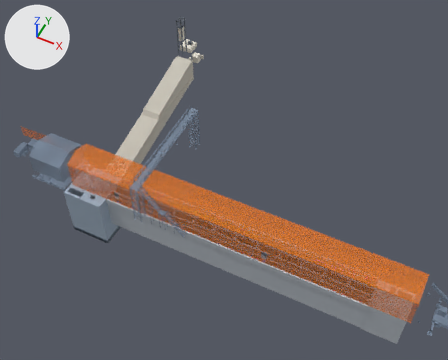
One commit to the glTF model public/models/b2d2-repair.glb: the scene before it, then after it.
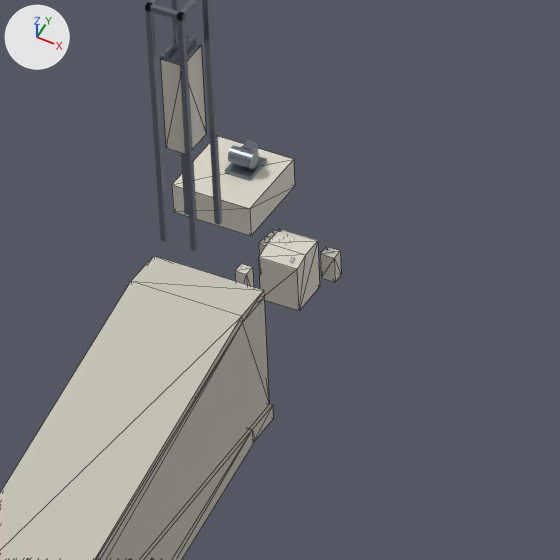
There are two pictures of each version: one whole from a 50 mm lens placed at (29.6, -62.4, 93.9), pointed at (-10.2, 17.2, -5.6), one close up on the part from 35% to 52% of the width and 6% to 27% of the height. The axes (+X, +Y, +Z) are drawn at upper left. The lights are the same throughout. The older version's two pictures come first. The close-ups show mesh edges as thin lines. Where no turn or scale is listed for an object, it has been applied to the vertices.

The first close-up shows 'C32 take-up pedestals', 'C32 take-up steel & embedded items', 'C32 tunnel'.
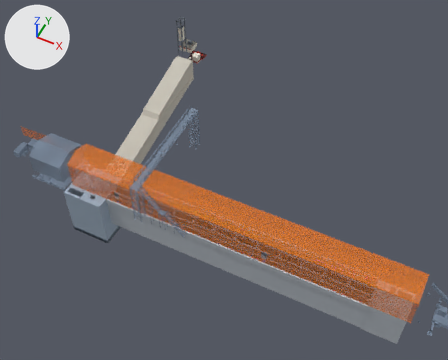
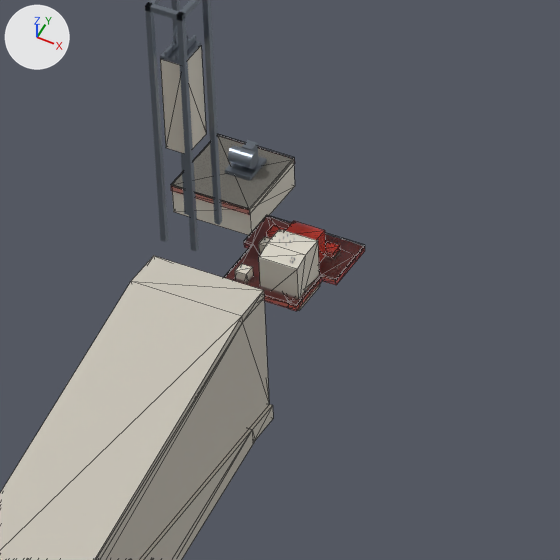
The edits, one by one:
Material 'To demolish: concrete' (mat_to_demolish__concrete) is new.
Its base color is (0.761, 0.0513, 0.0284) (red #e2402f).
Its roughness is 0.9.
Its alpha is 0.45.
Material 'To demolish: asphalt' (mat_to_demolish__asphalt) is new.
Its base color is (0.0137, 0.0137, 0.0137) (black #1f1f1f).
Its roughness is 0.9.
Its alpha is 0.6.
Mesh me_to_demolish__concrete is new.
It has 60 vertices, 100 faces and spans x -3.86..3.86, y -3.71..3.71, z -0.67..0.67.
It uses material mat_to_demolish__concrete (red #e2402f).
Mesh me_to_demolish__asphalt is new.
It has 36 vertices, 64 faces and spans x -3.86..3.86, y -3.71..3.71, z -0.04..0.04.
It uses material mat_to_demolish__asphalt (black #1f1f1f).
Object 'To demolish: concrete' (ob_to_demolish__concrete) is new; it shows me_to_demolish__concrete.
Its location is (-34.13, 47.61, 0.5).
Object 'To demolish: asphalt' (ob_to_demolish__asphalt) is new; it shows me_to_demolish__asphalt.
Its location is (-34.13, 47.61, 0.07).

What differs and where, as boxes [x1, y1, x2, y2] in the close-ups (560 x 560 px):
'To demolish: asphalt', added
    after: [171, 134, 365, 306]
'To demolish: concrete', added
    after: [171, 163, 365, 311]
